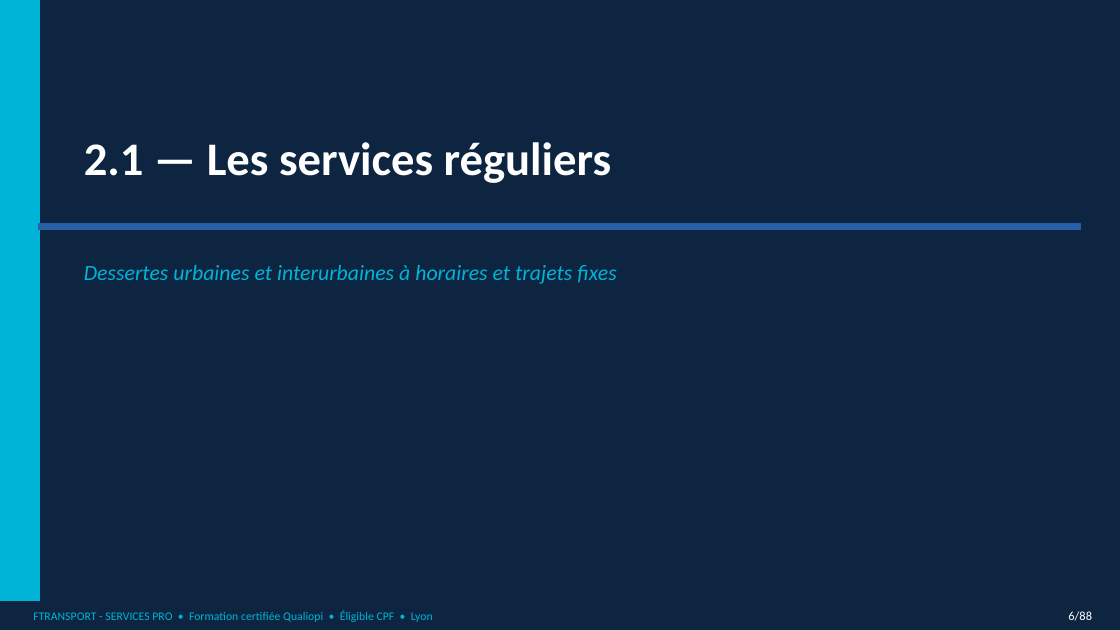
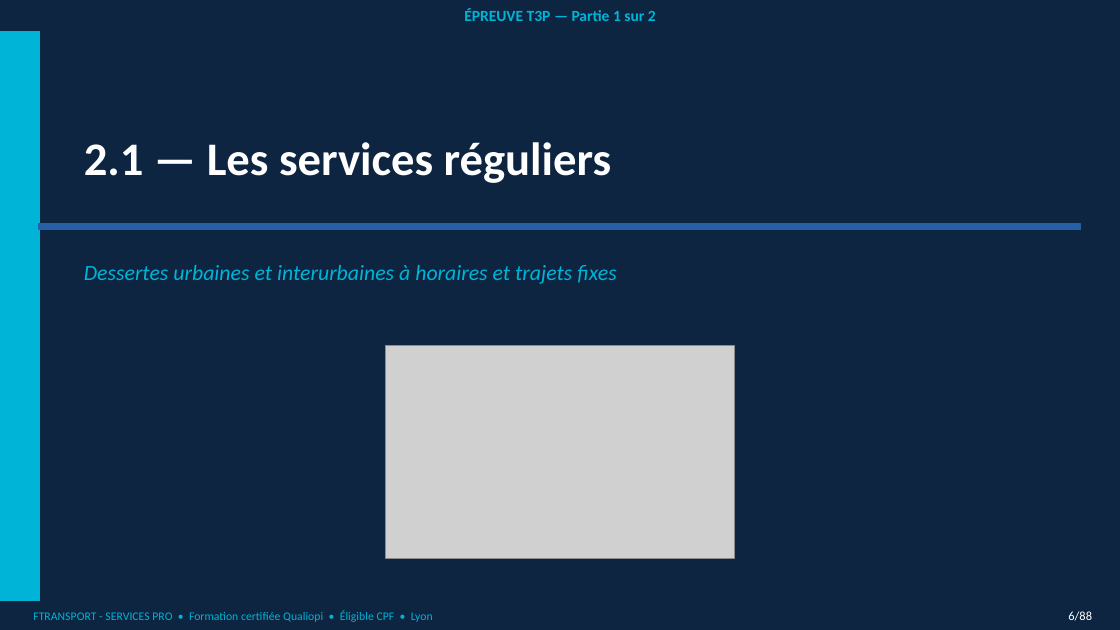
Before and after one commit to nanouf69/insight-learn-manage, a slide deck: slide 6 of public/cours/vtc/A_T3P_partie_1.pptx. Drawn at 1120x630 pixels with LibreOffice and Linux fonts; fonts in the diff are those of the drawing; grey boxes stand for pictures. Boxes give left, top, right and bottom in pixels: in the first picture for what was removed or moved away, otherwise in the second. Text is boxed around its words. In the diff, an @@ line names an element or a change of style, - is before the commit and + after.

```diff
--- a/public/cours/vtc/A_T3P_partie_1.pptx
+++ b/public/cours/vtc/A_T3P_partie_1.pptx
@@ text added at box(464, 8, 656, 21), 10 pt, text #00B4D8, bold @@
+ÉPREUVE T3P — Partie 1 sur 2
@@ picture added at box(385, 345, 734, 558) @@
```
Also in this commit, not shown: 41 other slides changed, 7 slides added, 8 slides removed.
